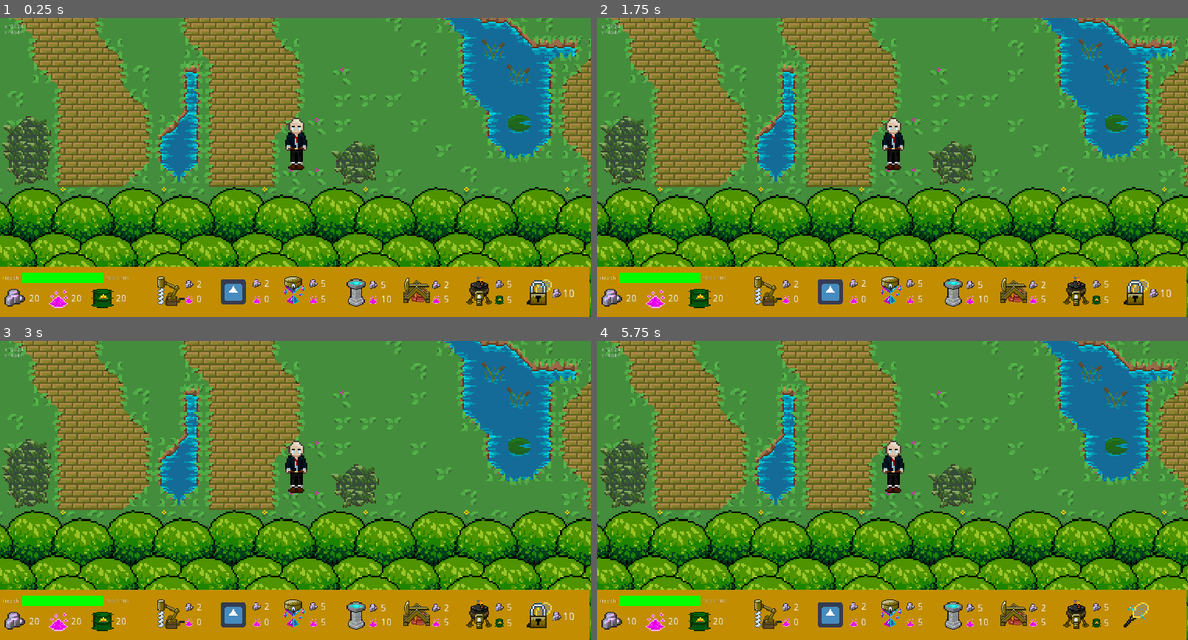
Above: before the commit, frames 1-4 (two rows, left to right).
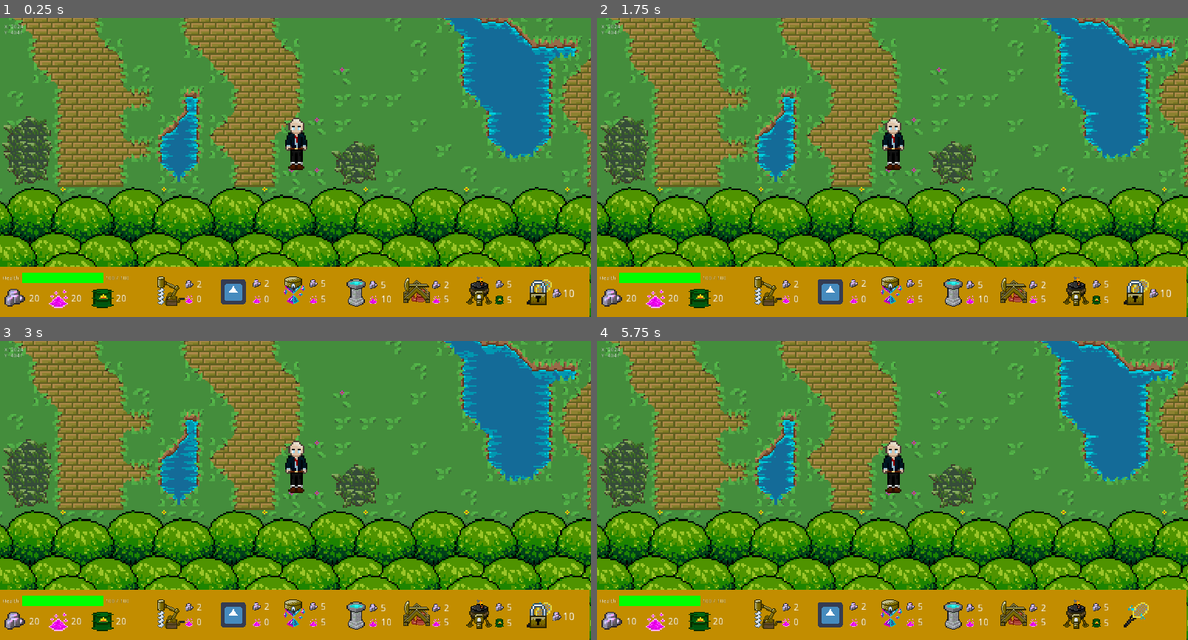
Above: after the commit, the same moments.

Repository: rakthalekk/CSC281-Project
Game: Godot game, scene res://src/Main.tscn
The game is run twice, just before and just after one commit, with the same random seed, the same clock (stepped at 60 frames per second) and the same inputs. The engine's default icon, where the game draws it, is replaced by a stand-in: a white triangle on a blue panel in a dark square.
Inputs (mouse positions are in pixels of both pictures, inside the frame that each line leads up to):
- Up to frame 1 (0.25 s): no input
- Up to frame 2 (1.75 s): click (768, 290) at 0.5 s; click (827, 293) at 1.25 s
- Up to frame 3 (3 s): click (295, 613) at 2 s; click (354, 616) at 2.75 s
- Up to frame 4 (5.75 s): click (1016, 610) at 3.5 s; click (1075, 616) at 4.25 s; click (1134, 616) at 5 s

The runs differ from the first frame. In frame 1, 3.9% of the frame differs, in the area x 20-100%, y 6-57%; in frame 2, 4.2%; in frame 3, 4.2%, in the area x 20-100%, y 0-57%; in frame 4, 4.2%.

Commit message:
Animated lakes

Diff:
--- /dev/null
+++ b/281-Project/assets/Map Elements/Tilesheet/wateranimatede.tres
@@ -0,0 +1,17 @@
+[gd_resource type="AnimatedTexture" load_steps=5 format=2]
+
+[ext_resource path="res://assets/Map Elements/Tilesheet/watertiles1.png" type="Texture" id=1]
+[ext_resource path="res://assets/Map Elements/Tilesheet/watertiles3.png" type="Texture" id=2]
+[ext_resource path="res://assets/Map Elements/Tilesheet/watertiles2.png" type="Texture" id=3]
+[ext_resource path="res://assets/Map Elements/Tilesheet/watertiles4.png" type="Texture" id=4]
+
+[resource]
+frames = 4
+fps = 2.0
+frame_0/texture = ExtResource( 1 )
+frame_1/texture = ExtResource( 3 )
+frame_1/delay_sec = 0.0
+frame_2/texture = ExtResource( 2 )
+frame_2/delay_sec = 0.0
+frame_3/texture = ExtResource( 4 )
+frame_3/delay_sec = 0.0
--- a/281-Project/src/GrassTileMap.gd
+++ b/281-Project/src/GrassTileMap.gd
@@ -106,16 +106,6 @@
 				var rand = noise_map.openSimplex2D(x/8.0, y/8.0)
 				if( rand < -0.3 ):
 					set_cell(x, y, 8, false, false, false, Vector2(0, 0))
-		for x in range (fieldLength):
-			for y in range (fieldWidth):
-				var count = 0
-				for i in range (-1, 2):
-					for j in range (-1, 2):
-						if( get_cell(x + i, y + j) == 8 ):
-							count = count + 1
-				if(count < 3 && count > 1):
-					set_cell(x, y, grassTileID, false, false, false, Vector2(0, 0))
-	update_bitmask_region(Vector2(0, 0), Vector2(fieldLength, fieldWidth))
 
 	#Tall Grass
 
@@ -128,6 +118,19 @@
 					for j in range (-1, 2):
 						set_cell(pathX + i, y + j, 7, false, false, false, Vector2(0, 0))
 				pathX += rng.randi_range(-1, 1)
+	update_bitmask_region(Vector2(0, 0), Vector2(fieldLength, fieldWidth))
+
+	#Remove Small Lakes
+	if(lakes):
+		for x in range (fieldLength):
+			for y in range (fieldWidth):
+				var count = 0
+				for i in range (-1, 2):
+					for j in range (-1, 2):
+						if( get_cell(x + i, y + j) == 8 ):
+							count = count + 1
+				if(count < 3 && count > 1):
+					set_cell(x, y, grassTileID, false, false, false, Vector2(0, 0))
 	update_bitmask_region(Vector2(0, 0), Vector2(fieldLength, fieldWidth))
 
 	# Add the Border
--- a/281-Project/src/Main.tscn
+++ b/281-Project/src/Main.tscn
@@ -15,7 +15,7 @@
 [ext_resource path="res://src/TilesetAuto.gd" type="Script" id=13]
 [ext_resource path="res://assets/Map Elements/Tilesheet/pathtilesheet.png" type="Texture" id=14]
 [ext_resource path="res://assets/Map Elements/Tilesheet/treetilesup.png" type="Texture" id=15]
-[ext_resource path="res://assets/Map Elements/Tilesheet/watertiles.png" type="Texture" id=16]
+[ext_resource path="res://assets/Map Elements/Tilesheet/wateranimatede.tres" type="Texture" id=16]
 
 [sub_resource type="NavigationPolygon" id=2]
 vertices = PoolVector2Array( 0, 0, 64, 0, 64, 64, 0, 64 )
@@ -710,7 +710,7 @@
 7/shape_one_way_margin = 0.0
 7/shapes = [  ]
 7/z_index = 0
-8/name = "watertiles.png 8"
+8/name = "wateranimatede.tres 8"
 8/texture = ExtResource( 16 )
 8/tex_offset = Vector2( 0, 0 )
 8/modulate = Color( 1, 1, 1, 1 )
@@ -723,7 +723,7 @@
 8/autotile/spacing = 0
 8/autotile/occluder_map = [  ]
 8/autotile/navpoly_map = [ Vector2( 0, 4 ), SubResource( 115 ), Vector2( 1, 3 ), SubResource( 116 ), Vector2( 2, 2 ), SubResource( 117 ), Vector2( 3, 1 ), SubResource( 118 ) ]
-8/autotile/priority_map = [ Vector3( 0, 0, 3 ), Vector3( 0, 1, 20 ) ]
+8/autotile/priority_map = [ Vector3( 0, 0, 2 ), Vector3( 0, 1, 20 ) ]
 8/autotile/z_index_map = [  ]
 8/occluder_offset = Vector2( 0, 0 )
 8/navigation_offset = Vector2( 0, 0 )
@@ -733,45 +733,45 @@
 8/shape_one_way = false
 8/shape_one_way_margin = 1.0
 8/shapes = [ {
+"autotile_coord": Vector2( 3, 0 ),
+"one_way": false,
+"one_way_margin": 1.0,
+"shape": SubResource( 119 ),
+"shape_transform": Transform2D( 1, 0, 0, 1, 0, 0 )
+}, {
+"autotile_coord": Vector2( 0, 0 ),
+"one_way": false,
+"one_way_margin": 1.0,
+"shape": SubResource( 120 ),
+"shape_transform": Transform2D( 1, 0, 0, 1, 0, 0 )
+}, {
 "autotile_coord": Vector2( 1, 0 ),
 "one_way": false,
 "one_way_margin": 1.0,
-"shape": SubResource( 119 ),
-"shape_transform": Transform2D( 1, 0, 0, 1, 0, 0 )
-}, {
-"autotile_coord": Vector2( 0, 0 ),
-"one_way": false,
-"one_way_margin": 1.0,
-"shape": SubResource( 120 ),
+"shape": SubResource( 121 ),
+"shape_transform": Transform2D( 1, 0, 0, 1, 0, 0 )
+}, {
+"autotile_coord": Vector2( 2, 0 ),
+"one_way": false,
+"one_way_margin": 1.0,
+"shape": SubResource( 122 ),
 "shape_transform": Transform2D( 1, 0, 0, 1, 0, 0 )
 }, {
 "autotile_coord": Vector2( 0, 1 ),
 "one_way": false,
 "one_way_margin": 1.0,
-"shape": SubResource( 121 ),
+"shape": SubResource( 123 ),
 "shape_transform": Transform2D( 1, 0, 0, 1, 0, 0 )
 }, {
 "autotile_coord": Vector2( 1, 1 ),
 "one_way": false,
 "one_way_margin": 1.0,
-"shape": SubResource( 122 ),
-"shape_transform": Transform2D( 1, 0, 0, 1, 0, 0 )
-}, {
-"autotile_coord": Vector2( 2, 0 ),
-"one_way": false,
-"one_way_margin": 1.0,
-"shape": SubResource( 123 ),
+"shape": SubResource( 124 ),
 "shape_transform": Transform2D( 1, 0, 0, 1, 0, 0 )
 }, {
 "autotile_coord": Vector2( 2, 1 ),
 "one_way": false,
 "one_way_margin": 1.0,
-"shape": SubResource( 124 ),
-"shape_transform": Transform2D( 1, 0, 0, 1, 0, 0 )
-}, {
-"autotile_coord": Vector2( 3, 0 ),
-"one_way": false,
-"one_way_margin": 1.0,
 "shape": SubResource( 125 ),
 "shape_transform": Transform2D( 1, 0, 0, 1, 0, 0 )
 }, {
@@ -853,27 +853,27 @@
 "shape": SubResource( 138 ),
 "shape_transform": Transform2D( 1, 0, 0, 1, 0, 0 )
 }, {
+"autotile_coord": Vector2( 3, 6 ),
+"one_way": false,
+"one_way_margin": 1.0,
+"shape": SubResource( 139 ),
+"shape_transform": Transform2D( 1, 0, 0, 1, 0, 0 )
+}, {
+"autotile_coord": Vector2( 2, 6 ),
+"one_way": false,
+"one_way_margin": 1.0,
+"shape": SubResource( 140 ),
+"shape_transform": Transform2D( 1, 0, 0, 1, 0, 0 )
+}, {
+"autotile_coord": Vector2( 1, 6 ),
+"one_way": false,
+"one_way_margin": 1.0,
+"shape": SubResource( 141 ),
+"shape_transform": Transform2D( 1, 0, 0, 1, 0, 0 )
+}, {
 "autotile_coord": Vector2( 0, 6 ),
 "one_way": false,
 "one_way_margin": 1.0,
-"shape": SubResource( 139 ),
-"shape_transform": Transform2D( 1, 0, 0, 1, 0, 0 )
-}, {
-"autotile_coord": Vector2( 1, 6 ),
-"one_way": false,
-"one_way_margin": 1.0,
-"shape": SubResource( 140 ),
-"shape_transform": Transform2D( 1, 0, 0, 1, 0, 0 )
-}, {
-"autotile_coord": Vector2( 2, 6 ),
-"one_way": false,
-"one_way_margin": 1.0,
-"shape": SubResource( 141 ),
-"shape_transform": Transform2D( 1, 0, 0, 1, 0, 0 )
-}, {
-"autotile_coord": Vector2( 3, 6 ),
-"one_way": false,
-"one_way_margin": 1.0,
 "shape": SubResource( 142 ),
 "shape_transform": Transform2D( 1, 0, 0, 1, 0, 0 )
 }, {
@@ -901,27 +901,27 @@
 "shape": SubResource( 146 ),
 "shape_transform": Transform2D( 1, 0, 0, 1, 0, 0 )
 }, {
+"autotile_coord": Vector2( 3, 8 ),
+"one_way": false,
+"one_way_margin": 1.0,
+"shape": SubResource( 147 ),
+"shape_transform": Transform2D( 1, 0, 0, 1, 0, 0 )
+}, {
+"autotile_coord": Vector2( 1, 8 ),
+"one_way": false,
+"one_way_margin": 1.0,
+"shape": SubResource( 148 ),
+"shape_transform": Transform2D( 1, 0, 0, 1, 0, 0 )
+}, {
+"autotile_coord": Vector2( 2, 8 ),
+"one_way": false,
+"one_way_margin": 1.0,
+"shape": SubResource( 149 ),
+"shape_transform": Transform2D( 1, 0, 0, 1, 0, 0 )
+}, {
 "autotile_coord": Vector2( 0, 8 ),
 "one_way": false,
 "one_way_margin": 1.0,
-"shape": SubResource( 147 ),
-"shape_transform": Transform2D( 1, 0, 0, 1, 0, 0 )
-}, {
-"autotile_coord": Vector2( 1, 8 ),
-"one_way": false,
-"one_way_margin": 1.0,
-"shape": SubResource( 148 ),
-"shape_transform": Transform2D( 1, 0, 0, 1, 0, 0 )
-}, {
-"autotile_coord": Vector2( 2, 8 ),
-"one_way": false,
-"one_way_margin": 1.0,
-"shape": SubResource( 149 ),
-"shape_transform": Transform2D( 1, 0, 0, 1, 0, 0 )
-}, {
-"autotile_coord": Vector2( 3, 8 ),
-"one_way": false,
-"one_way_margin": 1.0,
 "shape": SubResource( 150 ),
 "shape_transform": Transform2D( 1, 0, 0, 1, 0, 0 )
 }, {
@@ -949,25 +949,25 @@
 "shape": SubResource( 154 ),
 "shape_transform": Transform2D( 1, 0, 0, 1, 0, 0 )
 }, {
+"autotile_coord": Vector2( 0, 10 ),
+"one_way": false,
+"one_way_margin": 1.0,
+"shape": SubResource( 155 ),
+"shape_transform": Transform2D( 1, 0, 0, 1, 0, 0 )
+}, {
+"autotile_coord": Vector2( 1, 10 ),
+"one_way": false,
+"one_way_margin": 1.0,
+"shape": SubResource( 156 ),
+"shape_transform": Transform2D( 1, 0, 0, 1, 0, 0 )
+}, {
+"autotile_coord": Vector2( 2, 10 ),
+"one_way": false,
+"one_way_margin": 1.0,
+"shape": SubResource( 157 ),
+"shape_transform": Transform2D( 1, 0, 0, 1, 0, 0 )
+}, {
 "autotile_coord": Vector2( 3, 10 ),
-"one_way": false,
-"one_way_margin": 1.0,
-"shape": SubResource( 155 ),
-"shape_transform": Transform2D( 1, 0, 0, 1, 0, 0 )
-}, {
-"autotile_coord": Vector2( 2, 10 ),
-"one_way": false,
-"one_way_margin": 1.0,
-"shape": SubResource( 156 ),
-"shape_transform": Transform2D( 1, 0, 0, 1, 0, 0 )
-}, {
-"autotile_coord": Vector2( 1, 10 ),
-"one_way": false,
-"one_way_margin": 1.0,
-"shape": SubResource( 157 ),
-"shape_transform": Transform2D( 1, 0, 0, 1, 0, 0 )
-}, {
-"autotile_coord": Vector2( 0, 10 ),
 "one_way": false,
 "one_way_margin": 1.0,
 "shape": SubResource( 158 ),
Binary file added: 281-Project/assets/Map Elements/Tilesheet/watertiles1.png
Not shown, added: 281-Project/assets/Map Elements/Tilesheet/watertiles1.png.import
Binary file added: 281-Project/assets/Map Elements/Tilesheet/watertiles2.png
Not shown, added: 281-Project/assets/Map Elements/Tilesheet/watertiles2.png.import
Binary file added: 281-Project/assets/Map Elements/Tilesheet/watertiles3.png
Not shown, added: 281-Project/assets/Map Elements/Tilesheet/watertiles3.png.import
Binary file added: 281-Project/assets/Map Elements/Tilesheet/watertiles4.png
Not shown, added: 281-Project/assets/Map Elements/Tilesheet/watertiles4.png.import
